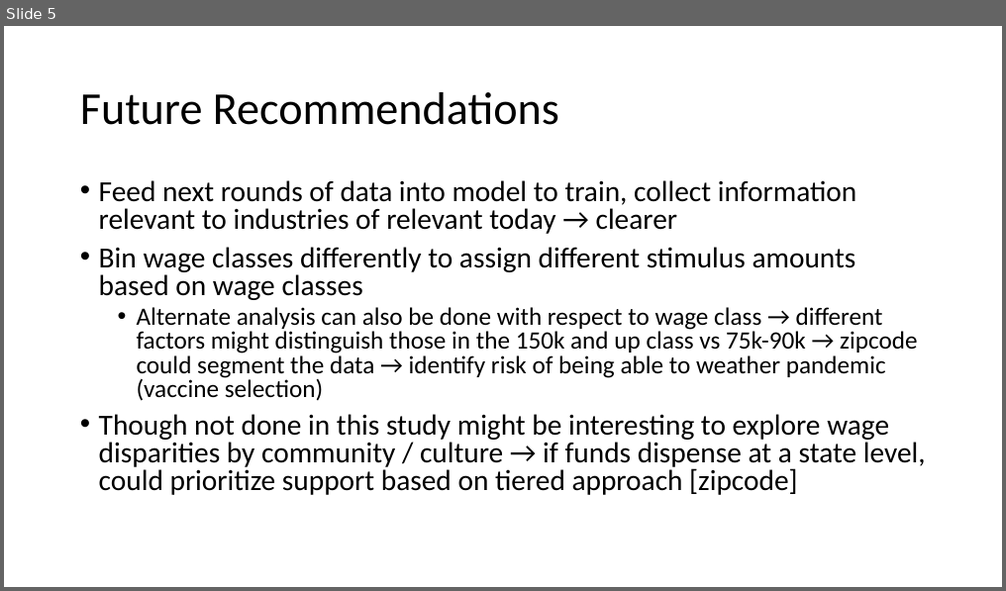
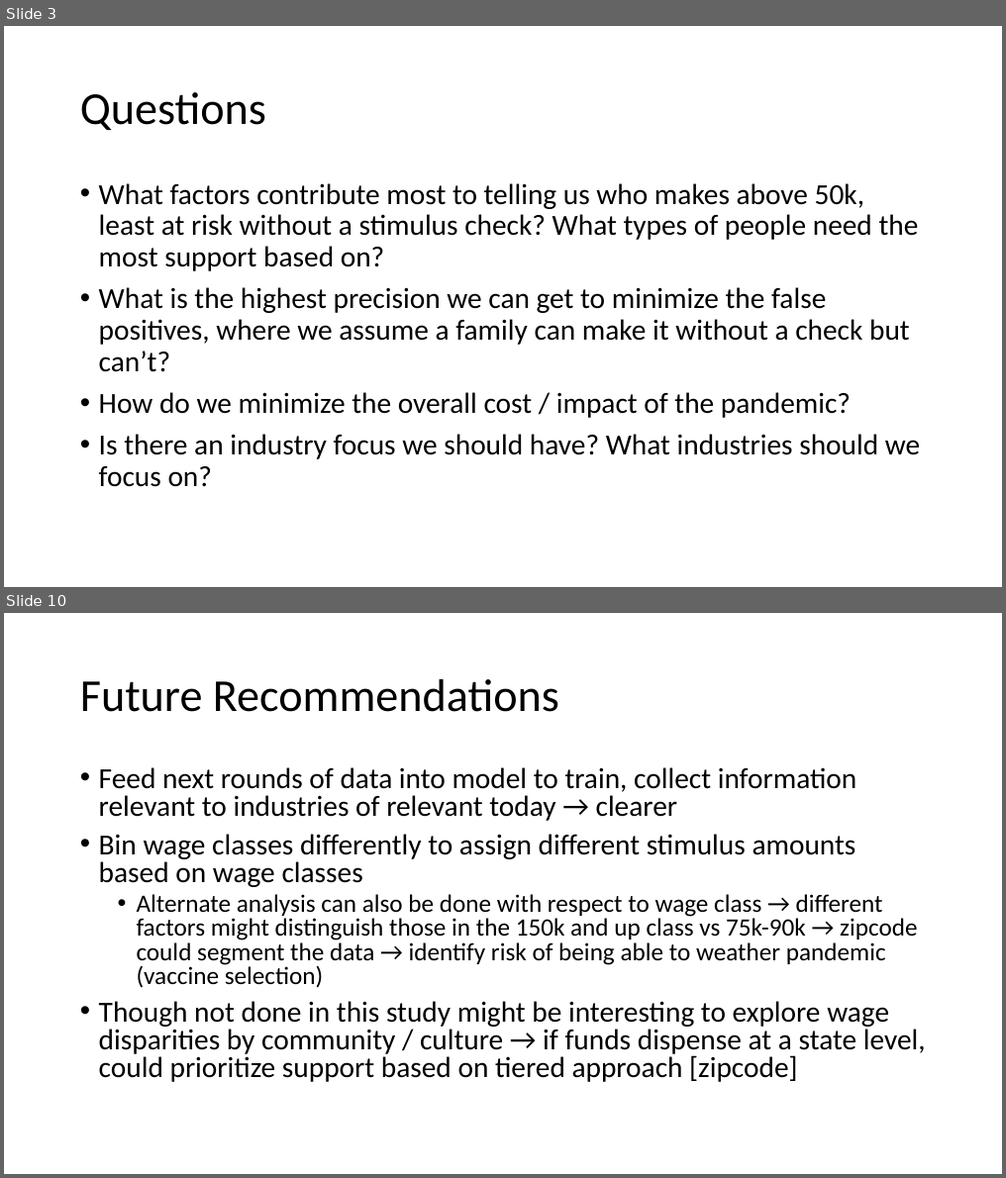
Before and after one commit to scottlou/gitStash_lab, a slide deck: MOD3/Mod3_FinalProject/Mod3Project.pptx. Shown one above the other, each under a label of ours: slide 5 before the commit, slides 3 and 10 after it; the slides between them are not shown. The pictures are 1006x591 and 1006x1178 pixels, drawn with LibreOffice and Linux fonts; fonts in the diff are those of the drawing. Boxes give left, top, right and bottom in pixels: in the first picture for what was removed or moved away, otherwise in the second. Text is boxed around its words. In the diff, an @@ line names an element or a change of style, - is before the commit and + after.

```diff
--- a/MOD3/Mod3_FinalProject/Mod3Project.pptx
+++ b/MOD3/Mod3_FinalProject/Mod3Project.pptx
@@ slide 3 added at [4, 26, 1002, 587], background #FFFFFF @@
@@ title added at [80, 92, 266, 130], 44 pt, text #000000 @@
+Questions
@@ text added at [99, 183, 920, 487], 28 pt, text #000000 @@
+• What factors contribute most to telling us who makes above 50k, least at risk without a stimulus check? What types of people need the most support based on?
+• What is the highest precision we can get to minimize the false positives, where we assume a family can make it without a check but can’t?
+• How do we minimize the overall cost / impact of the pandemic?
+• Is there an industry focus we should have? What industries should we focus on?
@@ what was slide 5 is now slide 10 @@
```
Also in this commit, not shown: 3 slides changed, 7 other slides added, 1 slide removed, 38 other files.
